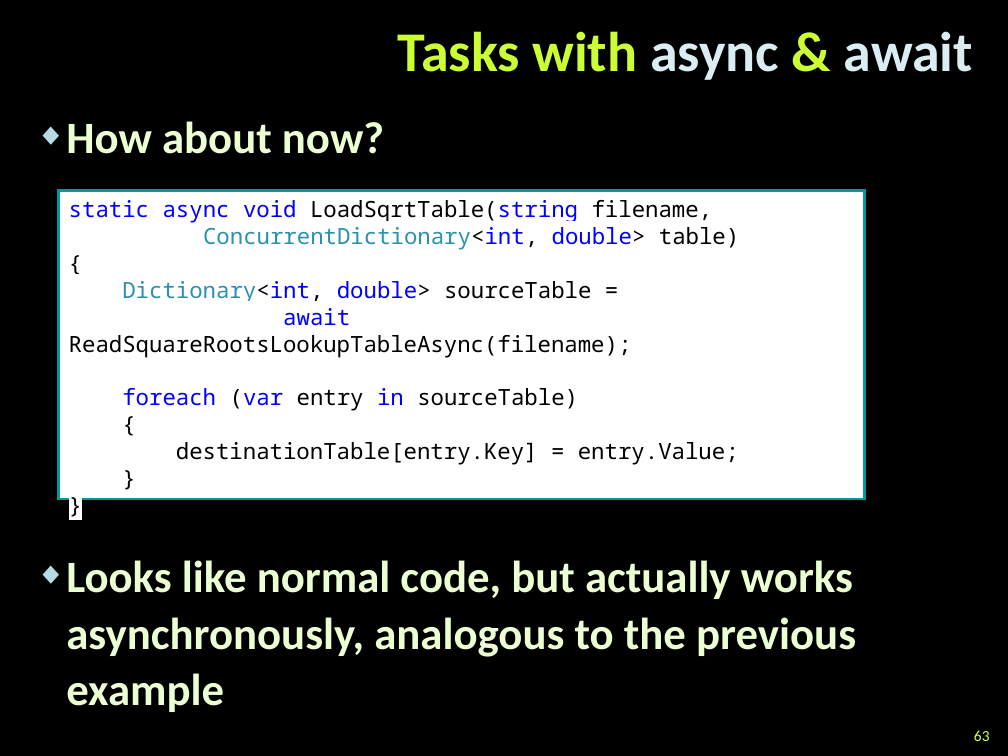
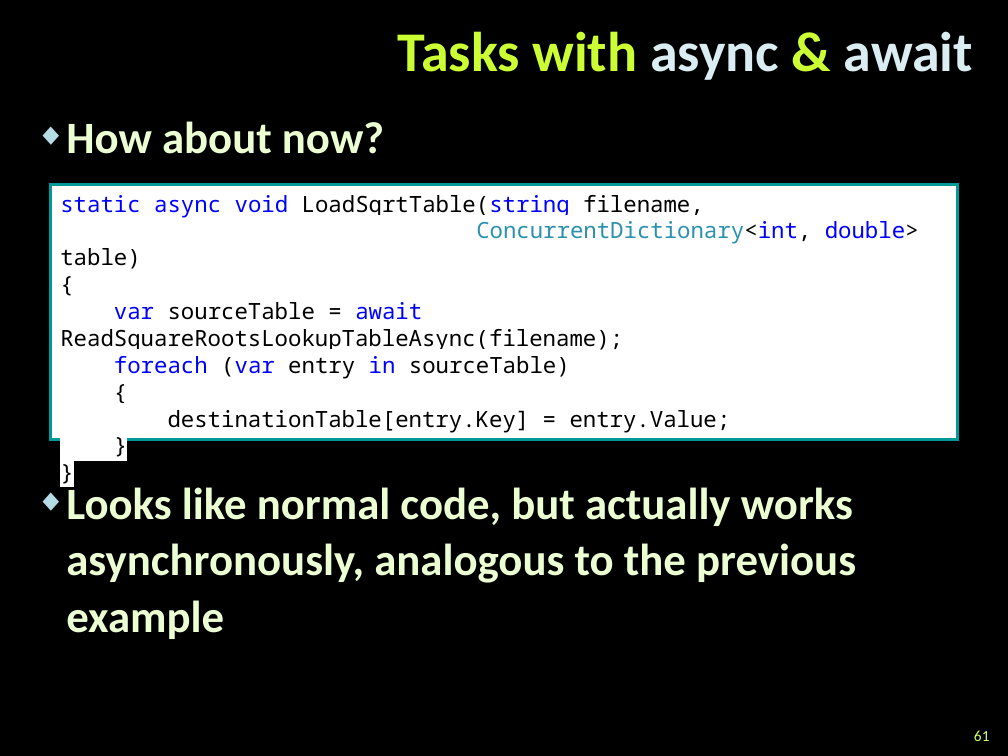
Before and after one commit to TelerikAcademy/Windows-Applications, a slide deck: slide 61 of 14. Asynchronous-Programming-in-CSharp/Asynchronous Programming in CSharp.pptx (slide 63 before the commit). Drawn at 1008x756 pixels with LibreOffice and Linux fonts; fonts in the diff are those of the drawing; background and template pictures are left out. Boxes give left, top, right and bottom in pixels: in the first picture for what was removed or moved away, otherwise in the second. Text is boxed around its words. In the diff, an @@ line names an element or a change of style, - is before the commit and + after.

Commit message:
Finished demos and presentation for 14. Asynchronous-Programming-in-CSharp

```diff
--- a/14. Asynchronous-Programming-in-CSharp/Asynchronous Programming in CSharp.pptx
+++ b/14. Asynchronous-Programming-in-CSharp/Asynchronous Programming in CSharp.pptx
@@ text "How about now?" rewrapped from box(66, 121, 856, 712) to box(66, 121, 856, 639) @@
@@ rectangle "static async void LoadSqrtTable(string filename,": place and size @@
-rectangle "static async void LoadSqrtTable(string filename," at box(58, 191, 865, 499)
+rectangle "static async void LoadSqrtTable(string filename," at box(50, 184, 958, 438)
@@ text in rectangle at box(60, 302, 623, 350): text changed @@
-Dictionary<int, double> sourceTable =
-await ReadSquareRootsLookupTableAsync(filename);
+var sourceTable = await ReadSquareRootsLookupTableAsync(filename);
@@ page number at box(974, 730, 990, 741): text changed @@
-63
+61
```
Also in this commit, not shown: 34 other slides changed, 3 slides removed, 35 other files.
